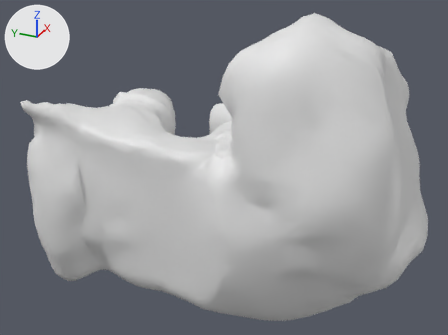
Renders of the FBX model IEye-Projects/Assets/RulersOfTheRedPlane/Assetstorm/INDEV/Stages/ProvidenceGarden/Meshes/Main Land.fbx from each side of a commit.
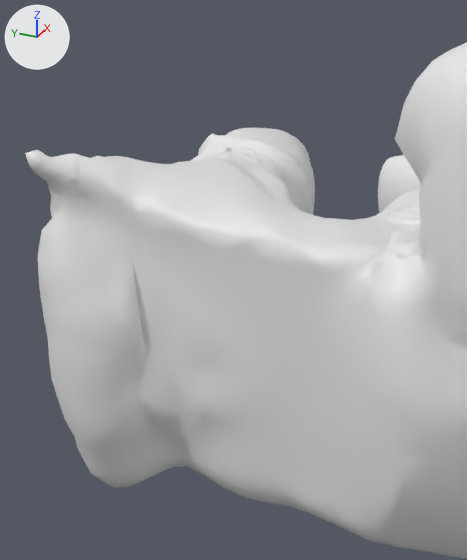
Each version is shown whole from a 50 mm camera at (-174.9, -99.7, 100.2) aimed at (3.6, -19.4, 10.9), then close up on the part from 2% to 57% of the width and 6% to 96% of the height. The axes (+X, +Y, +Z) are drawn at upper left. The lights are the same throughout.

The first close-up shows 'Cave', 'MainLandCube'.
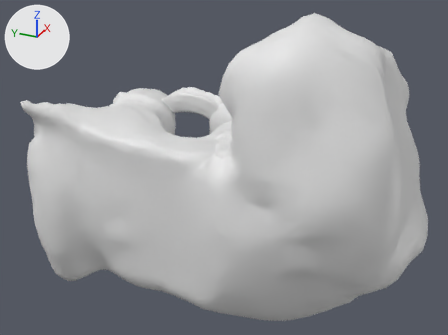
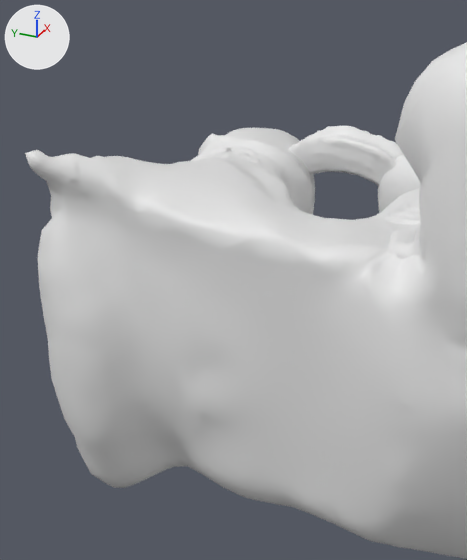
The change, as a list of edits to the scene's bpy script:
```text
Change me_cube_001:
    used by ob_mainlandcube; location = (0.0, 0.0, 0.0)
    remove me_cube_001.from_pydata(...)  # 9577 vertices, 19080 faces; spans x -37.2..51.5, y -87.9..36.6, z -40.7..65.7
    add me_cube_001.from_pydata(...)  # 9577 vertices, 19080 faces; spans x -37.1..51.5, y -87.9..36.6, z -40.7..65.7
    me_cube_001 part 1: 176 of 9577 vertices moved; they spanned x -36.5..-15.9, y -41.0..22.4, z -20.1..30.5 and now span x -36.4..-15.9, y -41.2..22.5, z -20.0..30.3; mean shift (0.2, 0.1, 0.1); largest move (-30.7, 14.2, 3.7) -> (-30.7, 13.7, 9.0)
    me_cube_001 part 2
    me_cube_001.vertices[3280].co: (25.8, 14.7, 24.1) -> (25.9, 14.6, 24.3)  # pixel (299, 149) -> not seen
    me_cube_001.vertices[3308].co: (27.1, 14.7, 23.3) -> (27.3, 14.5, 23.7)  # pixel (302, 150) -> not seen
    me_cube_001.vertices[4990].co: (26.2, 12.8, 21.8) -> (26.5, 12.3, 22.1)  # pixel (308, 160) -> not seen
Add me_cube:
    me_cube.from_pydata(...)  # 1249 vertices, 2494 faces; spans x 19.9..27.2, y -11.9..15.6, z 17.7..30.4
Add ob_bridge:
    ob_bridge = bpy.data.objects.new('Bridge', me_cube)
    ob_bridge.location = (0.0, 0.0, 0.0)
```

Changed parts and their boxes (x1, y1, x2, y2) in the close-ups (467 x 560 px; the box of a moved part takes in the faces that stretch with it):
'Bridge', added
    after: (289, 126, 404, 186)
part 1 of me_cube_001, moved or reshaped
    both: (61, 190, 467, 532)
part 2 of me_cube_001, moved or reshaped (not visible afterwards)
    before: (294, 144, 312, 167)
